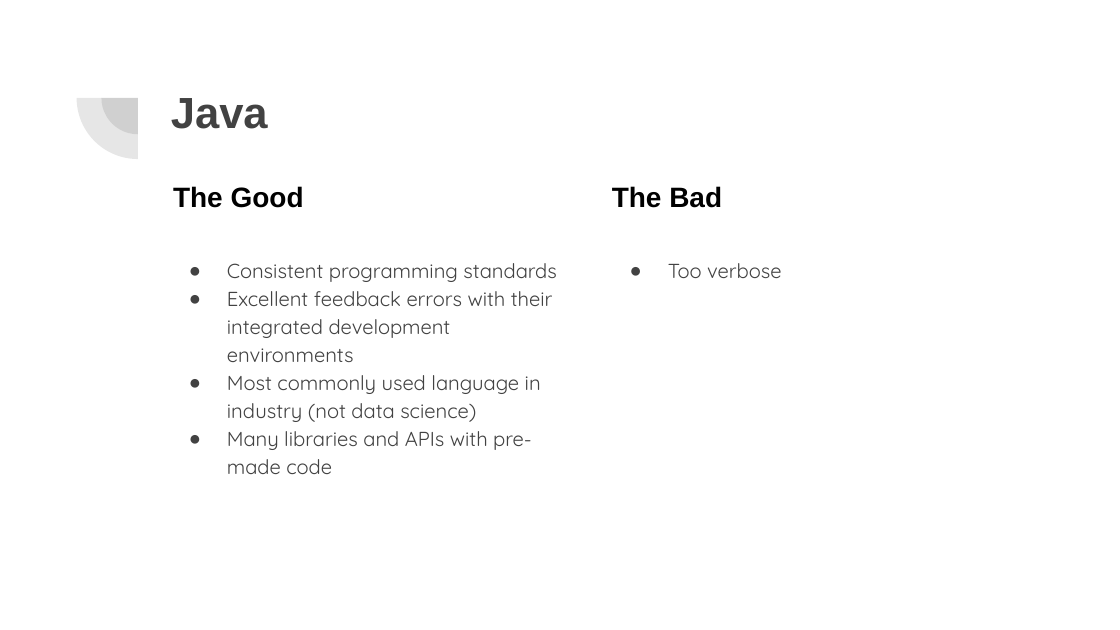
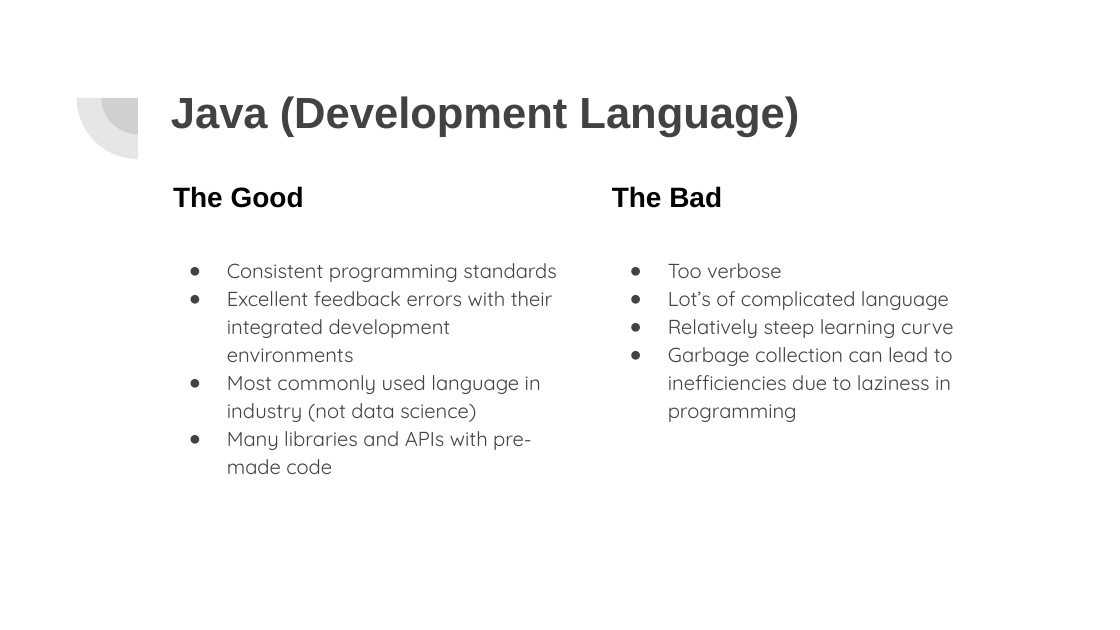
Before and after one commit to NolanSmithSolutions/Course, a slide deck: slide 14 of FutureApps/Your Data Science Future.pptx (slide 12 before the commit). Drawn at 1120x630 pixels with LibreOffice and Linux fonts; fonts in the diff are those of the drawing. Boxes give left, top, right and bottom in pixels: in the first picture for what was removed or moved away, otherwise in the second. Text is boxed around its words. In the diff, an @@ line names an element or a change of style, - is before the commit and + after.

```diff
--- a/FutureApps/Your Data Science Future.pptx
+++ b/FutureApps/Your Data Science Future.pptx
@@ title at box(171, 96, 799, 137): text changed @@
-Java
+Java (Development Language)
@@ text at box(668, 291, 953, 422): paragraphs added @@
+● Lot’s of complicated language
+● Relatively steep learning curve
+● Garbage collection can lead to inefficiencies due to laziness in programming
```
Also in this commit, not shown: 10 other slides changed, 7 slides added, 6 slides removed, 2 other files.
